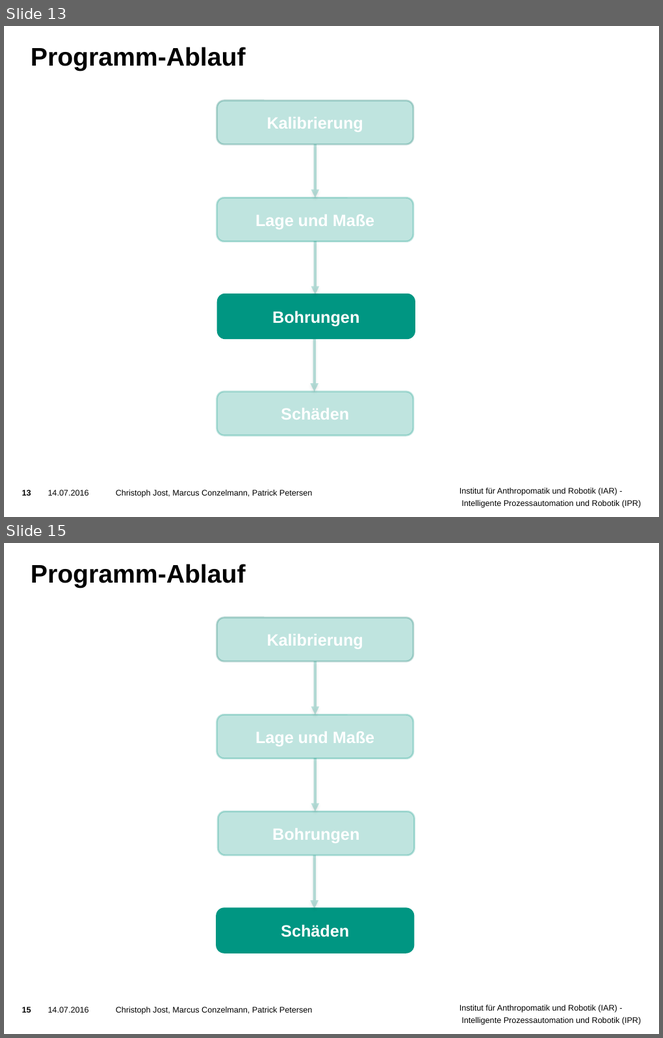
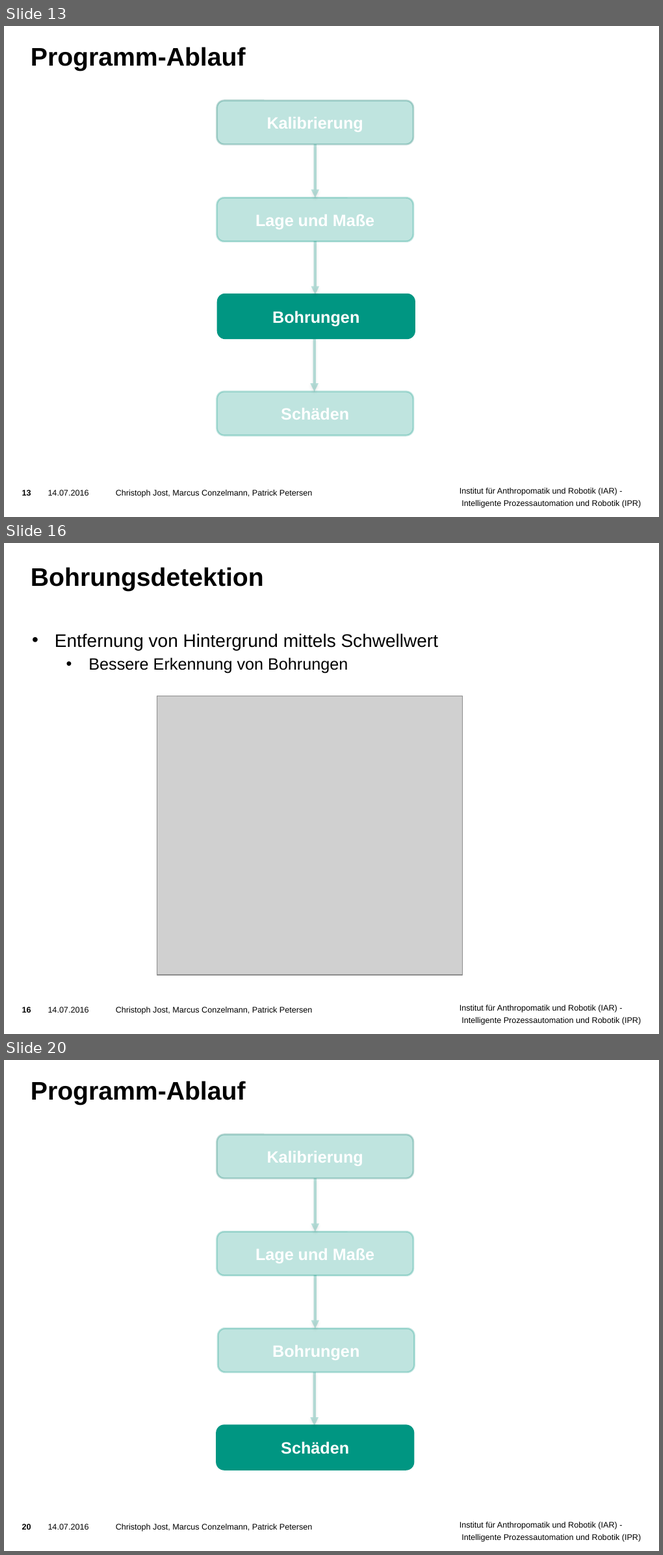
Before and after one commit to ThePrimus/VisualInspection, a slide deck: Praesentation/Vorlage Präsentation.pptx. Shown one above the other, each under a label of ours: slides 13 and 15 before the commit, slides 13, 16 and 20 after it; the slides between them are not shown. The pictures are 663x1038 and 663x1555 pixels, drawn with LibreOffice and Linux fonts; fonts in the diff are those of the drawing; grey boxes stand for pictures; background and template pictures are left out. Boxes give left, top, right and bottom in pixels: in the first picture for what was removed or moved away, otherwise in the second. Text is boxed around its words. In the diff, an @@ line names an element or a change of style, - is before the commit and + after.

```diff
--- a/Praesentation/Vorlage Präsentation.pptx
+++ b/Praesentation/Vorlage Präsentation.pptx
@@ slide 16 added at (4, 543, 659, 1034), background picture (left out); not listed: 3 template elements that a slide beside it also shows @@
@@ title added at (31, 567, 264, 591), 28 pt, text #000000, bold @@
+Bohrungsdetektion
@@ text added at (55, 633, 439, 674), 20 pt, text #000000 @@
+• Entfernung von Hintergrund mittels Schwellwert
+  • Bessere Erkennung von Bohrungen
@@ picture added at (157, 696, 463, 975) @@
@@ what was slide 15 is now slide 20 @@
@@ page number at (22, 1524, 31, 1530): text changed @@
-15
+20
```
Also in this commit, not shown: 5 other slides added, 1 slide removed.
